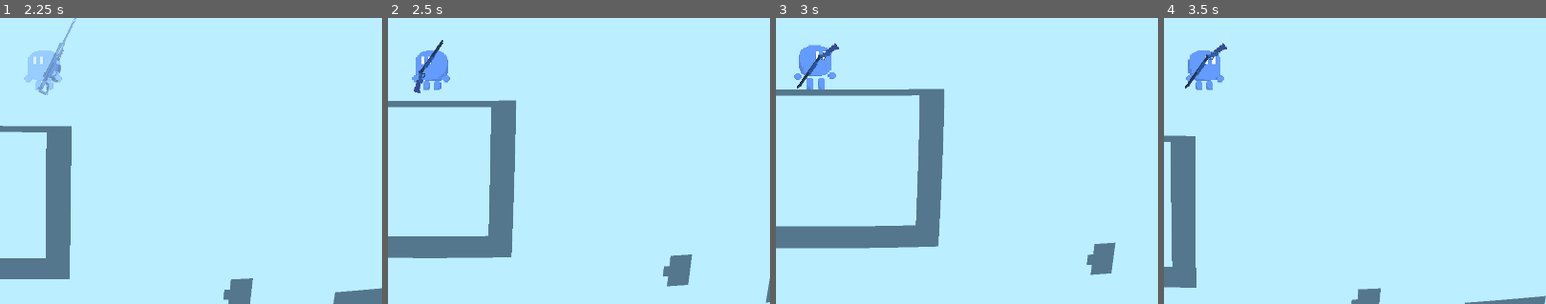
Above: before the commit, frames 1-4 (left to right).
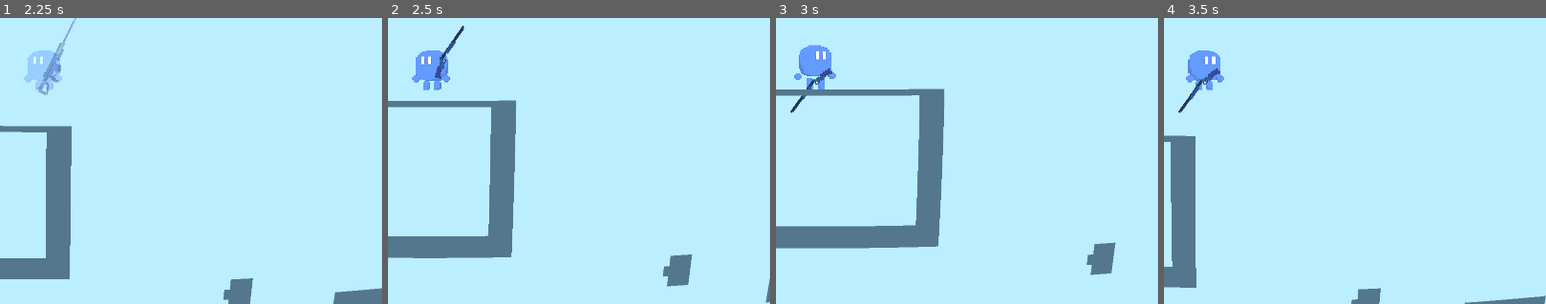
Above: after the commit, the same moments.

Repository: aleksey-45/the-cyancular-ruins
Game: Godot game, scene res://Scenes/Level0.tscn
The game is run twice, just before and just after one commit, with the same random seed, the same clock (stepped at 60 frames per second) and the same inputs.
Inputs (mouse positions are % of the whole screen's width and height, from its top left):
- Up to frame 1 (2.25 s): move the mouse to (72, 45) at 0.52 s; hold D (right) 0.53-2.03 s; tap 1 (1) at 0.6 s; tap W (up) at 0.77, 1.07, 1.52, 1.82 s; tap 2 (2) at 0.8, 1.35 s; move the mouse to (30, 55) at 1.27 s; tap 3 (3) at 1.55, 2.1 s; move the mouse to (60, 28) at 2.02 s; hold A (left) from 2.03 s (still down)
- Up to frame 2 (2.5 s): keep holding A (left); tap 4 (4) at 2.3 s
- Up to frame 3 (3 s): move the mouse to (45, 70) at 2.77 s; release A (left) at 2.78 s; hold D (right) from 2.78 s (still down); tap 4 (4) at 2.85 s
- Up to frame 4 (3.5 s): keep holding D (right); tap W (up) at 3.02, 3.05, 3.32 s
The pictures show only the part of the screen within x 44-94%, y 48-98%; the shares and areas given below are measured in that part.

Frame 1 is identical in both runs. In frame 2, 0.5% of the frame differs, in the area x 6-20%, y 2-27%; in frame 3, 0.4%; in frame 4, 0.5%.

Commit message:
feat: S686 弹丸调参 + FlyBird 死亡白闪保留击退速度
- s686: bullet_size 0.8, Sprite/Muzzle 位置调整(用户微调)
- FlyBird 死亡: 保留击退速度+重力飞出, 白闪 death_flash_time 后销毁
- EnemyParams.FlyBird 加 death_flash_time=0.4

Diff:
--- a/Globals/enemyParams.gd
+++ b/Globals/enemyParams.gd
@@ -56,3 +56,4 @@
 	const landing_time: float = 0.4       # 到家落地后多久直接入睡(不再等地板接触)
 	const path_max_visit: int = 4000      # 寻路(A*)展开格数上限(预算超限时走直线兜底)
 	const escape_search_range: int = 40   # 死区逃逸时向左右搜索的格数上限
+	const death_flash_time: float = 0.4   # 死亡白闪时长(秒),闪完销毁
--- a/Scenes/Enemies/enemy_fly_bird.gd
+++ b/Scenes/Enemies/enemy_fly_bird.gd
@@ -20,6 +20,7 @@
 var _strafe_timer: float = 0.0             # 短距移动剩余时长
 var _landing: bool = false           # RETURN 落地阶段
 var _spawn_captured: bool = false   # 出生点是否已抓取(等 spawner 设好位置再取,否则是 (0,0))
+var _death_timer: float = -1.0      # 死亡白闪剩余;<0 表示未死亡
 
 
 func _ready() -> void:
@@ -40,7 +41,8 @@
 		_spawn_pos = global_position
 		_home_cell = _cell_of(global_position)
 		_spawn_captured = true
-	if is_dead:  # 死亡直接销毁(本帧末 queue_free),不再处理物理
+	if is_dead:  # 死亡:保留击退速度飞出 + 白闪,闪完销毁
+		_death_update(delta)
 		return
 	super._physics_process(delta)
 	# 冲撞撞到东西(super 已执行 move_and_slide)
@@ -182,7 +184,22 @@
 	if is_dead:
 		return
 	is_dead = true
-	queue_free()
+	_death_timer = EnemyParams.FlyBird.death_flash_time
+	# 死亡不清击退速度:保留速度 + 开重力,带白闪飞出后消失(不像 JumpBird 清速度定格)。
+	use_gravity = true
+
+
+# 死亡物理:保留击退/冲撞速度 + 重力坠落,白闪后销毁。
+func _death_update(delta: float) -> void:
+	_death_timer -= delta
+	if _death_timer <= 0.0:
+		queue_free()
+		return
+	velocity.y += GameParameters.gravity0 * delta
+	move_and_slide()
+	_wrap()
+	# 白闪闪烁(受击白闪 3x 与半透明交替)
+	modulate = Color(3.0, 3.0, 3.0, 1.0) if int(_death_timer * 20.0) % 2 == 0 else Color(1.0, 1.0, 1.0, 0.35)
 
 
 # ── 射击 ──
--- a/Scenes/Weapons/s686.tscn
+++ b/Scenes/Weapons/s686.tscn
@@ -5,13 +5,11 @@
 
 [node name="S686" type="Node2D" unique_id=1871974505]
 script = ExtResource("1_wb")
-tier = 0
 weapon_name = "S686"
-full_auto = false
 fire_cooldown = 0.5
 bullet_speed = 1100.0
 bullet_range = 400.0
-bullet_size = 0.5
+bullet_size = 0.8
 pellet_count = 8
 spread_deg = 8.0
 damage = 4
@@ -19,15 +17,15 @@
 recoil_push = 450.0
 recoil_kick = 11.0
 cam_shake = 5.0
-cam_shake_time = 0.1
 move_penalty = 0.9
 penalty_mode = 1
 pitch_clamp_deg = 55.0
 
-[node name="Sprite2D" type="Sprite2D" parent="."]
+[node name="Sprite2D" type="Sprite2D" parent="." unique_id=1073007659]
+position = Vector2(24, 9)
 texture = ExtResource("2_wpn")
 region_enabled = true
 region_rect = Rect2(3, 19, 59, 14)
 
-[node name="Muzzle" type="Marker2D" parent="."]
-position = Vector2(56, 4)
+[node name="Muzzle" type="Marker2D" parent="." unique_id=1901121497]
+position = Vector2(46, 4)
